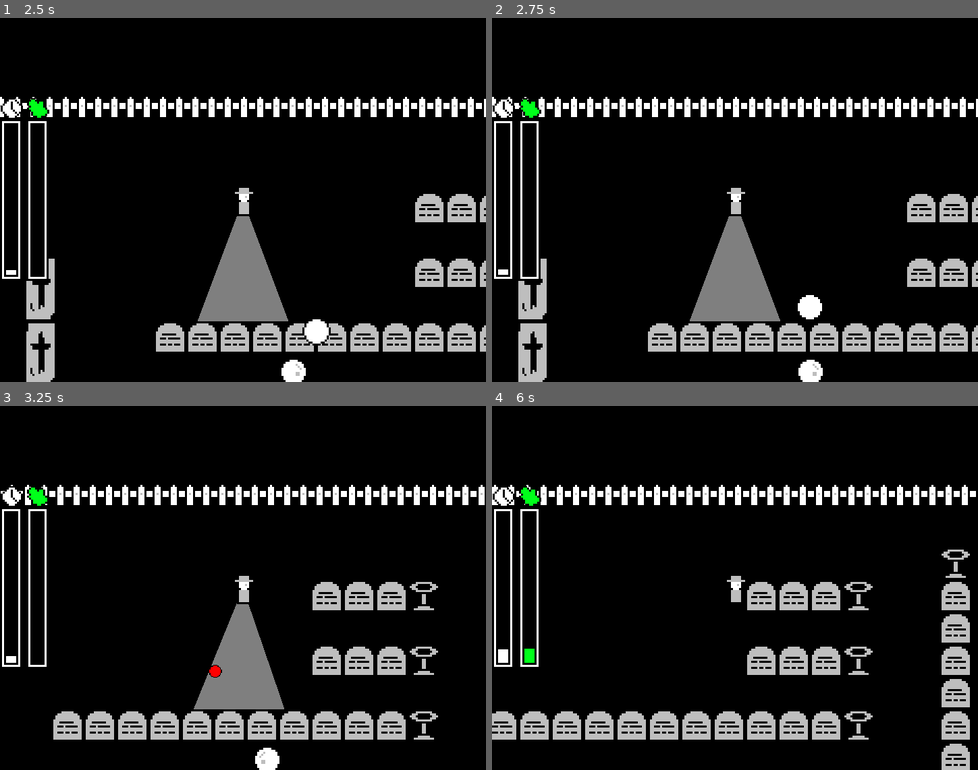
Above: before the commit, frames 1-4 (two rows, left to right).
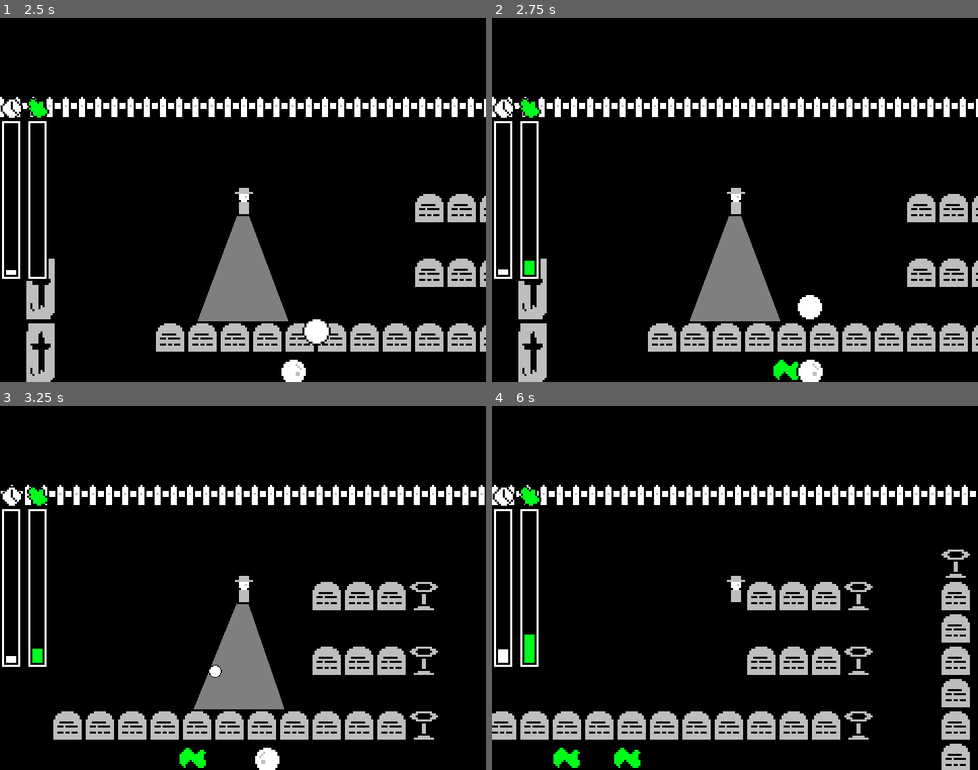
Above: after the commit, the same moments.

Repository: lucille-d/pixelles-2021
Game: Godot game, scene res://scenes/menus/Menu.tscn
Same seed, same stepped clock (60 frames per second), same inputs: the game is played once before the commit and once after it.
Inputs:
- Up to frame 1 (2.5 s): click "START" at 0.5 s; hold D (move_right) 1.28-2.03 s; tap Q (clean, bound only after the commit) at 1.35, 2.3 s; hold Down (shoot_down) from 2.03 s (still down); tap E (activate_light) at 2.1 s
- Up to frame 2 (2.75 s): keep holding Down (shoot_down)
- Up to frame 3 (3.25 s): release Down (shoot_down) at 2.78 s; hold D (move_right) from 2.78 s (still down); tap Q (clean, bound only after the commit) at 2.85 s
- Up to frame 4 (6 s): release D (move_right) at 3.53 s; hold Up (shoot_up) 3.53-4.28 s; tap Q (clean, bound only after the commit) at 3.6, 4.55, 5.1, 5.85 s; hold Left (shoot_left) 4.28-5.78 s; tap E (activate_light) at 4.35 s; tap Enter at 5.75 s; hold Down (shoot_down) from 5.78 s (still down)

Frame 1 is identical in both runs. In frame 2, 0.3% of the frame differs, in the area x 6-64%, y 66-100%; in frame 3, 0.3%; in frame 4, 0.5%, in the area x 6-31%, y 62-100%.

Commit message:
(feat) goo spawn and clean

Diff:
--- a/project.godot
+++ b/project.godot
@@ -34,63 +34,68 @@
 
 move_up={
 "deadzone": 0.5,
-"events": [ Object(InputEventKey,"resource_local_to_scene":false,"resource_name":"","device":0,"alt":false,"shift":false,"control":false,"meta":false,"command":false,"pressed":false,"scancode":87,"physical_scancode":0,"unicode":0,"echo":false,"script":null)
+"events": [ Object(InputEventKey,"resource_local_to_scene":false,"resource_name":"","device":0,"alt":false,"shift":false,"control":false,"meta":false,"command":false,"pressed":false,"scancode":87,"unicode":0,"echo":false,"script":null)
  ]
 }
 move_down={
 "deadzone": 0.5,
-"events": [ Object(InputEventKey,"resource_local_to_scene":false,"resource_name":"","device":0,"alt":false,"shift":false,"control":false,"meta":false,"command":false,"pressed":false,"scancode":83,"physical_scancode":0,"unicode":0,"echo":false,"script":null)
+"events": [ Object(InputEventKey,"resource_local_to_scene":false,"resource_name":"","device":0,"alt":false,"shift":false,"control":false,"meta":false,"command":false,"pressed":false,"scancode":83,"unicode":0,"echo":false,"script":null)
  ]
 }
 move_left={
 "deadzone": 0.5,
-"events": [ Object(InputEventKey,"resource_local_to_scene":false,"resource_name":"","device":0,"alt":false,"shift":false,"control":false,"meta":false,"command":false,"pressed":false,"scancode":65,"physical_scancode":0,"unicode":0,"echo":false,"script":null)
+"events": [ Object(InputEventKey,"resource_local_to_scene":false,"resource_name":"","device":0,"alt":false,"shift":false,"control":false,"meta":false,"command":false,"pressed":false,"scancode":65,"unicode":0,"echo":false,"script":null)
  ]
 }
 move_right={
 "deadzone": 0.5,
-"events": [ Object(InputEventKey,"resource_local_to_scene":false,"resource_name":"","device":0,"alt":false,"shift":false,"control":false,"meta":false,"command":false,"pressed":false,"scancode":68,"physical_scancode":0,"unicode":0,"echo":false,"script":null)
+"events": [ Object(InputEventKey,"resource_local_to_scene":false,"resource_name":"","device":0,"alt":false,"shift":false,"control":false,"meta":false,"command":false,"pressed":false,"scancode":68,"unicode":0,"echo":false,"script":null)
  ]
 }
 shoot_up={
 "deadzone": 0.5,
-"events": [ Object(InputEventKey,"resource_local_to_scene":false,"resource_name":"","device":0,"alt":false,"shift":false,"control":false,"meta":false,"command":false,"pressed":false,"scancode":16777232,"physical_scancode":0,"unicode":0,"echo":false,"script":null)
+"events": [ Object(InputEventKey,"resource_local_to_scene":false,"resource_name":"","device":0,"alt":false,"shift":false,"control":false,"meta":false,"command":false,"pressed":false,"scancode":16777232,"unicode":0,"echo":false,"script":null)
  ]
 }
 shoot_down={
 "deadzone": 0.5,
-"events": [ Object(InputEventKey,"resource_local_to_scene":false,"resource_name":"","device":0,"alt":false,"shift":false,"control":false,"meta":false,"command":false,"pressed":false,"scancode":16777234,"physical_scancode":0,"unicode":0,"echo":false,"script":null)
+"events": [ Object(InputEventKey,"resource_local_to_scene":false,"resource_name":"","device":0,"alt":false,"shift":false,"control":false,"meta":false,"command":false,"pressed":false,"scancode":16777234,"unicode":0,"echo":false,"script":null)
  ]
 }
 shoot_left={
 "deadzone": 0.5,
-"events": [ Object(InputEventKey,"resource_local_to_scene":false,"resource_name":"","device":0,"alt":false,"shift":false,"control":false,"meta":false,"command":false,"pressed":false,"scancode":16777231,"physical_scancode":0,"unicode":0,"echo":false,"script":null)
+"events": [ Object(InputEventKey,"resource_local_to_scene":false,"resource_name":"","device":0,"alt":false,"shift":false,"control":false,"meta":false,"command":false,"pressed":false,"scancode":16777231,"unicode":0,"echo":false,"script":null)
  ]
 }
 shoot_right={
 "deadzone": 0.5,
-"events": [ Object(InputEventKey,"resource_local_to_scene":false,"resource_name":"","device":0,"alt":false,"shift":false,"control":false,"meta":false,"command":false,"pressed":false,"scancode":16777233,"physical_scancode":0,"unicode":0,"echo":false,"script":null)
+"events": [ Object(InputEventKey,"resource_local_to_scene":false,"resource_name":"","device":0,"alt":false,"shift":false,"control":false,"meta":false,"command":false,"pressed":false,"scancode":16777233,"unicode":0,"echo":false,"script":null)
  ]
 }
 quit={
 "deadzone": 0.5,
-"events": [ Object(InputEventKey,"resource_local_to_scene":false,"resource_name":"","device":0,"alt":false,"shift":false,"control":false,"meta":false,"command":false,"pressed":false,"scancode":16777217,"physical_scancode":0,"unicode":0,"echo":false,"script":null)
+"events": [ Object(InputEventKey,"resource_local_to_scene":false,"resource_name":"","device":0,"alt":false,"shift":false,"control":false,"meta":false,"command":false,"pressed":false,"scancode":16777217,"unicode":0,"echo":false,"script":null)
  ]
 }
 restart={
 "deadzone": 0.5,
-"events": [ Object(InputEventKey,"resource_local_to_scene":false,"resource_name":"","device":0,"alt":false,"shift":false,"control":false,"meta":false,"command":false,"pressed":false,"scancode":82,"physical_scancode":0,"unicode":0,"echo":false,"script":null)
+"events": [ Object(InputEventKey,"resource_local_to_scene":false,"resource_name":"","device":0,"alt":false,"shift":false,"control":false,"meta":false,"command":false,"pressed":false,"scancode":82,"unicode":0,"echo":false,"script":null)
  ]
 }
 activate_light={
 "deadzone": 0.5,
-"events": [ Object(InputEventKey,"resource_local_to_scene":false,"resource_name":"","device":0,"alt":false,"shift":false,"control":false,"meta":false,"command":false,"pressed":false,"scancode":69,"physical_scancode":0,"unicode":0,"echo":false,"script":null)
+"events": [ Object(InputEventKey,"resource_local_to_scene":false,"resource_name":"","device":0,"alt":false,"shift":false,"control":false,"meta":false,"command":false,"pressed":false,"scancode":69,"unicode":0,"echo":false,"script":null)
  ]
 }
 pause={
 "deadzone": 0.5,
-"events": [ Object(InputEventKey,"resource_local_to_scene":false,"resource_name":"","device":0,"alt":false,"shift":false,"control":false,"meta":false,"command":false,"pressed":false,"scancode":32,"physical_scancode":0,"unicode":0,"echo":false,"script":null)
-, Object(InputEventKey,"resource_local_to_scene":false,"resource_name":"","device":0,"alt":false,"shift":false,"control":false,"meta":false,"command":false,"pressed":false,"scancode":80,"physical_scancode":0,"unicode":0,"echo":false,"script":null)
+"events": [ Object(InputEventKey,"resource_local_to_scene":false,"resource_name":"","device":0,"alt":false,"shift":false,"control":false,"meta":false,"command":false,"pressed":false,"scancode":32,"unicode":0,"echo":false,"script":null)
+, Object(InputEventKey,"resource_local_to_scene":false,"resource_name":"","device":0,"alt":false,"shift":false,"control":false,"meta":false,"command":false,"pressed":false,"scancode":80,"unicode":0,"echo":false,"script":null)
+ ]
+}
+clean={
+"deadzone": 0.5,
+"events": [ Object(InputEventKey,"resource_local_to_scene":false,"resource_name":"","device":0,"alt":false,"shift":false,"control":false,"meta":false,"command":false,"pressed":false,"scancode":81,"unicode":0,"echo":false,"script":null)
  ]
 }
 
--- a/scenes/Game.gd
+++ b/scenes/Game.gd
@@ -18,14 +18,6 @@
 	if current_time >= LEVEL_TIME:
 		Global.end_game(true)
 
-	# REMOVE
-	if Input.is_action_just_pressed("shoot_up"):
-		update_chaos(10)
-	if Input.is_action_just_pressed("shoot_down"):
-		update_chaos(-10)
-	if Input.is_action_just_pressed("shoot_left"):
-		spawn_goo(Vector2(10,10))
-
 func update_chaos(value):
 	current_chaos = max(0, current_chaos + value)
 
@@ -33,9 +25,3 @@
 
 	if current_chaos > MAX_CHAOS:
 		Global.end_game(false)
-
-
-func spawn_goo(pos: Vector2):
-	var g = Goo.instance()
-	g.position = pos
-	goo_container.add_child(g)
--- a/scenes/nodes/Ghost.gd
+++ b/scenes/nodes/Ghost.gd
@@ -1,15 +1,24 @@
 extends RigidBody2D
+
+onready var Goo = preload("Goo.tscn")
 
 onready var sprite = $Sprite
 onready var anim_player = $AnimationPlayer
+onready var goo_container = get_parent().find_node("GooContainer")
 
 const SPEED = 50
 export(int, "Vertical", "Horizontal") var direction
 
 var facing = 1
 var dying = false
+var goo_timer = randi() % 4 + 2
 
 func _process(delta):
+	goo_timer -= delta
+	if goo_timer <= 0:
+		spawn_goo()
+		goo_timer = randi() % 4 + 2
+
 	if dying: return
 
 	if direction == 1:
@@ -34,3 +43,8 @@
 func hit_by_light():
 	dying = true
 	anim_player.play("die")
+
+func spawn_goo():
+	var g = Goo.instance()
+	g.position = position
+	goo_container.add_child(g)
--- a/scenes/nodes/Ghost.tscn
+++ b/scenes/nodes/Ghost.tscn
@@ -55,9 +55,9 @@
 tracks/2/interp = 1
 tracks/2/loop_wrap = true
 tracks/2/imported = false
-tracks/2/enabled = true
+tracks/2/enabled = false
 tracks/2/keys = {
-"times": PoolRealArray( 0 ),
+"times": PoolRealArray( 0.2 ),
 "transitions": PoolRealArray( 1 ),
 "update": 0,
 "values": [ Color( 1, 0, 0, 1 ) ]
--- a/scenes/nodes/Goo.gd
+++ b/scenes/nodes/Goo.gd
@@ -1,24 +1,28 @@
 extends Area2D
 
 onready var sprite = $Sprite
+onready var animation_player = $AnimationPlayer
 onready var game = get_parent().get_parent()
 
 var chaos_value = 10
 
 func _ready():
-	sprite.modulate = Global.accent_color
+	modulate_color()
 	game.update_chaos(chaos_value)
 
 func on_clean():
+	animation_player.play("disappear")
+
+func lower_chaos():
 	game.update_chaos(-chaos_value)
-	queue_free()
 
-# TODO
-# BLINK WHEN PLAYER IS CLOSE
-# UP CHAOS METER ON CREATION
-# DOWN CHAOS METER ON DELETE
-# CLEANING TAKES A SECOND (HANDLED HERE OR ON PLAYER)
-
+func modulate_color():
+	sprite.modulate = Global.accent_color
 
 func _on_Goo_body_entered(body):
-	print("PLAYER NEAR")
+	animation_player.play("blink")
+	body.nearby_goo = self
+
+func _on_Goo_body_exited(body):
+	animation_player.stop()
+	sprite.self_modulate.a = 1
--- a/scenes/nodes/Goo.tscn
+++ b/scenes/nodes/Goo.tscn
@@ -6,9 +6,70 @@
 [sub_resource type="CircleShape2D" id=1]
 radius = 19.0263
 
-[node name="Goo" type="Area2D" groups=["goos"]]
+[sub_resource type="Animation" id=2]
+resource_name = "blink"
+loop = true
+tracks/0/type = "value"
+tracks/0/path = NodePath("Sprite:self_modulate")
+tracks/0/interp = 1
+tracks/0/loop_wrap = true
+tracks/0/imported = false
+tracks/0/enabled = true
+tracks/0/keys = {
+"times": PoolRealArray( 0, 0.5 ),
+"transitions": PoolRealArray( 1, 1 ),
+"update": 0,
+"values": [ Color( 1, 1, 1, 1 ), Color( 1, 1, 1, 0.52549 ) ]
+}
+
+[sub_resource type="Animation" id=3]
+resource_name = "disappear"
+tracks/0/type = "method"
+tracks/0/path = NodePath(".")
+tracks/0/interp = 1
+tracks/0/loop_wrap = true
+tracks/0/imported = false
+tracks/0/enabled = true
+tracks/0/keys = {
+"times": PoolRealArray( 1 ),
+"transitions": PoolRealArray( 1 ),
+"values": [ {
+"args": [  ],
+"method": "queue_free"
+} ]
+}
+tracks/1/type = "value"
+tracks/1/path = NodePath("Sprite:self_modulate")
+tracks/1/interp = 1
+tracks/1/loop_wrap = true
+tracks/1/imported = false
+tracks/1/enabled = true
+tracks/1/keys = {
+"times": PoolRealArray( 0, 1 ),
+"transitions": PoolRealArray( 1, 1 ),
+"update": 0,
+"values": [ Color( 1, 1, 1, 1 ), Color( 1, 1, 1, 0 ) ]
+}
+tracks/2/type = "method"
+tracks/2/path = NodePath(".")
+tracks/2/interp = 1
+tracks/2/loop_wrap = true
+tracks/2/imported = false
+tracks/2/enabled = true
+tracks/2/keys = {
+"times": PoolRealArray( 1 ),
+"transitions": PoolRealArray( 1 ),
+"values": [ {
+"args": [  ],
+"method": "lower_chaos"
+} ]
+}
+
+[node name="Goo" type="Area2D" groups=[
+"goos",
+]]
+monitorable = false
 collision_layer = 0
-monitorable = false
 script = ExtResource( 2 )
 
 [node name="Sprite" type="Sprite" parent="."]
@@ -19,4 +80,9 @@
 [node name="CollisionShape2D" type="CollisionShape2D" parent="."]
 shape = SubResource( 1 )
 
+[node name="AnimationPlayer" type="AnimationPlayer" parent="."]
+anims/blink = SubResource( 2 )
+anims/disappear = SubResource( 3 )
+
 [connection signal="body_entered" from="." to="." method="_on_Goo_body_entered"]
+[connection signal="body_exited" from="." to="." method="_on_Goo_body_exited"]
--- a/scenes/nodes/Player.gd
+++ b/scenes/nodes/Player.gd
@@ -18,6 +18,8 @@
 var move_vector = Vector2.ZERO
 var is_flashlight_on = false
 var light_casts : Array = []
+
+var nearby_goo = null
 
 func _ready():
 	toggle_flashlight(is_flashlight_on)
@@ -52,6 +54,11 @@
 	if Input.is_action_just_pressed("activate_light"):
 		is_flashlight_on = !is_flashlight_on
 		toggle_flashlight(is_flashlight_on)
+
+	# cleaning
+	if Input.is_action_just_pressed("clean") and nearby_goo:
+		nearby_goo.on_clean()
+		nearby_goo = null
 
 	var lc_rotation = null
 	if Input.is_action_just_pressed("shoot_up"):
--- a/scenes/nodes/Player.tscn
+++ b/scenes/nodes/Player.tscn
@@ -21,23 +21,33 @@
 modulate = Color( 1, 1, 1, 0.501961 )
 polygon = PoolVector2Array( 0, 0, 100, -30, 100, 30 )
 
-[node name="RayCast2D1" type="RayCast2D" parent="Flashlight" groups=["light"]]
+[node name="RayCast2D1" type="RayCast2D" parent="Flashlight" groups=[
+"light",
+]]
 cast_to = Vector2( 80, -30 )
 collision_mask = 4
 
-[node name="RayCast2D2" type="RayCast2D" parent="Flashlight" groups=["light"]]
+[node name="RayCast2D2" type="RayCast2D" parent="Flashlight" groups=[
+"light",
+]]
 cast_to = Vector2( 90, -15 )
 collision_mask = 4
 
-[node name="RayCast2D3" type="RayCast2D" parent="Flashlight" groups=["light"]]
+[node name="RayCast2D3" type="RayCast2D" parent="Flashlight" groups=[
+"light",
+]]
 cast_to = Vector2( 95, 0 )
 collision_mask = 4
 
-[node name="RayCast2D4" type="RayCast2D" parent="Flashlight" groups=["light"]]
+[node name="RayCast2D4" type="RayCast2D" parent="Flashlight" groups=[
+"light",
+]]
 cast_to = Vector2( 90, 15 )
 collision_mask = 4
 
-[node name="RayCast2D5" type="RayCast2D" parent="Flashlight" groups=["light"]]
+[node name="RayCast2D5" type="RayCast2D" parent="Flashlight" groups=[
+"light",
+]]
 cast_to = Vector2( 80, 30 )
 collision_mask = 4
 
Binary file changed: assets/sprites/spritesheet.png
Not shown, changed: assets/sprites/spritesheet.png.import
Not shown: 1 places in scenes/nodes/Goo.tscn that only renumber resources
